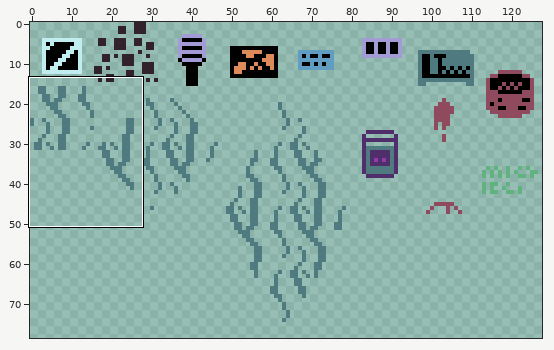
Sprite sheet: assets/sprites/atlases/on_solids.png. The picture above shows the old version from afar; the outline marks the close-up.
Close-up. Old version:
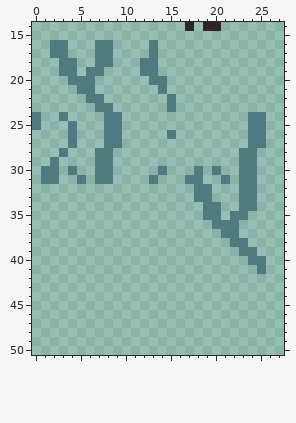
The file is 128x128 pixels. Colours within 5 levels of each other are drawn and written as one. Shown: x 0..27, y 14..50. The wide view leaves out empty margins.
After the commit:
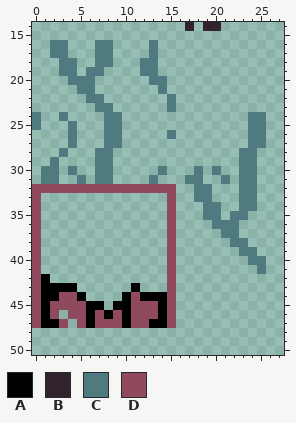
Palette (. is transparent): A #000000  B #31222c  C #4e7a80  D #904a5d
Difference:
y 32: x 0..15 ................ -> DDDDDDDDDDDDDDDD
y 33..41: x 0 . -> D; x 15 . -> D
y 42: x 0..1 .. -> DA; x 15 . -> D
y 43: x 0..4 ..... -> DAAAA; x 11 . -> A; x 15 . -> D
y 44: x 0..5 ...... -> DAADDA; x 10..15 ...... -> ADAAAD
y 45: x 0..7 ........ -> DADDDDAA; x 9..15 ....... -> AADDDAD
y 46: x 0..2 ... -> DAD; x 4..15 ............ -> DDADADADDDAD
y 47: x 0..3 .... -> DAAD; x 5..15 ........... -> DADDDADDAAD
